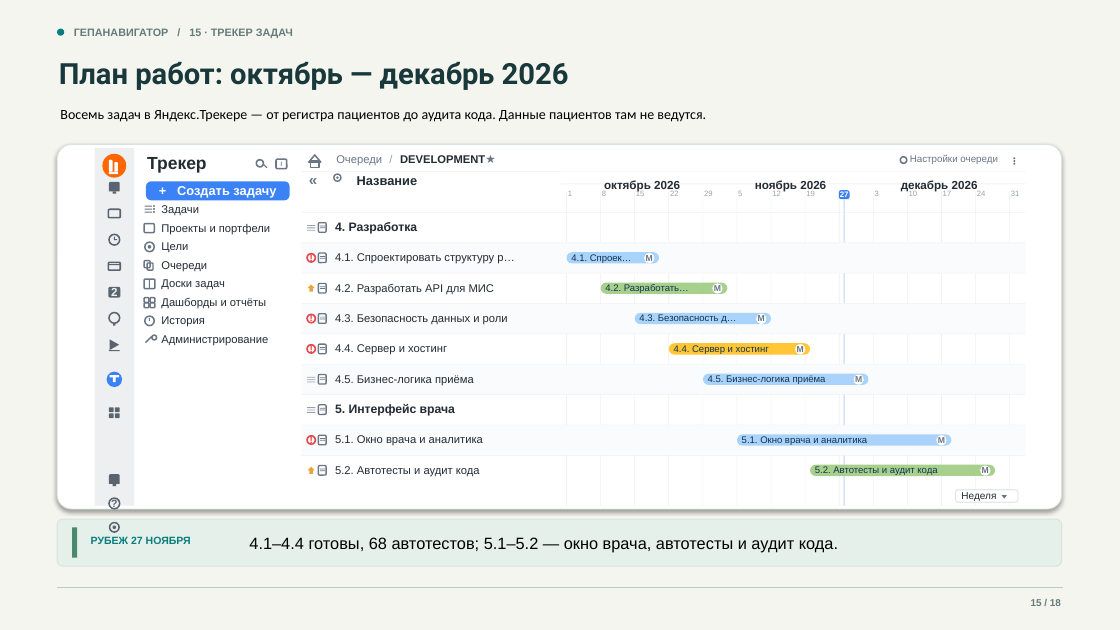
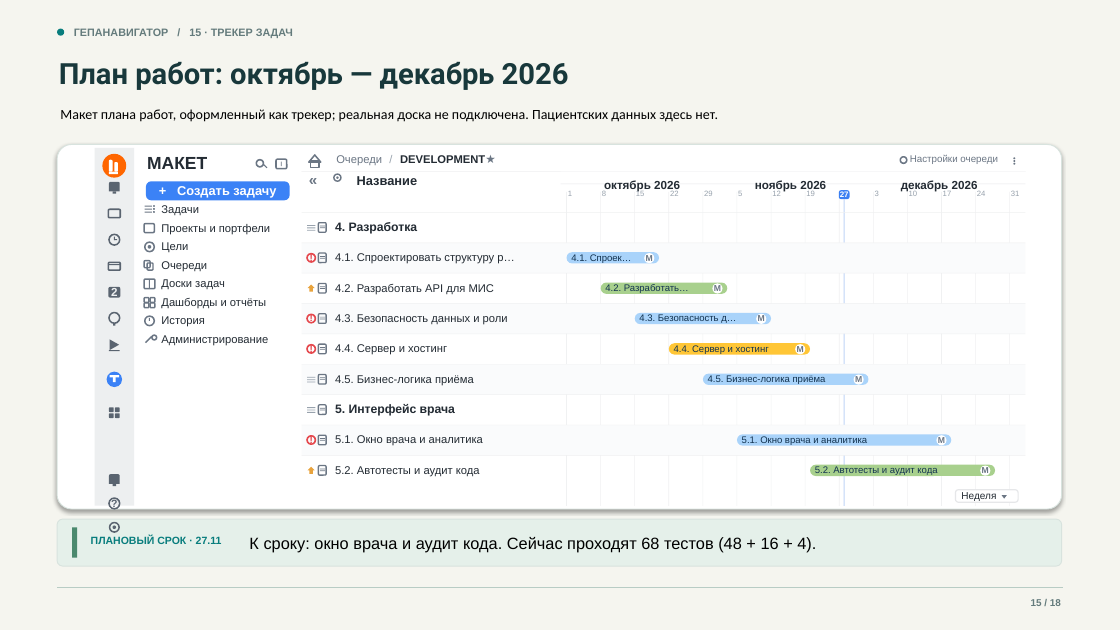
Before and after one commit to devenportg/GepaNavigator, a slide deck: slide 15 of deliverables/GepaNavigator_release.pptx. Drawn at 1120x630 pixels with LibreOffice and Linux fonts; fonts in the diff are those of the drawing. Boxes give left, top, right and bottom in pixels: in the first picture for what was removed or moved away, otherwise in the second. Text is boxed around its words. In the diff, an @@ line names an element or a change of style, - is before the commit and + after.

```diff
--- a/deliverables/GepaNavigator_release.pptx
+++ b/deliverables/GepaNavigator_release.pptx
@@ text at <box>60,109,718,122</box>: text changed @@
-Восемь задач в Яндекс.Трекере — от регистра пациентов до аудита кода. Данные пациентов там не ведутся.
+Макет плана работ, оформленный как трекер; реальная доска не подключена. Пациентских данных здесь нет.
@@ text at <box>147,157,207,169</box>: text changed @@
-Трекер
+МАКЕТ
@@ text at <box>91,536,222,544</box>: text changed @@
-РУБЕЖ 27 НОЯБРЯ
+ПЛАНОВЫЙ СРОК · 27.11
@@ text at <box>249,537,816,552</box>: text changed @@
-4.1–4.4 готовы, 68 автотестов; 5.1–5.2 — окно врача, автотесты и аудит кода.
+К сроку: окно врача и аудит кода. Сейчас проходят 68 тестов (48 + 16 + 4).
```
Also in this commit, not shown: 10 other slides changed, 9 other files.
